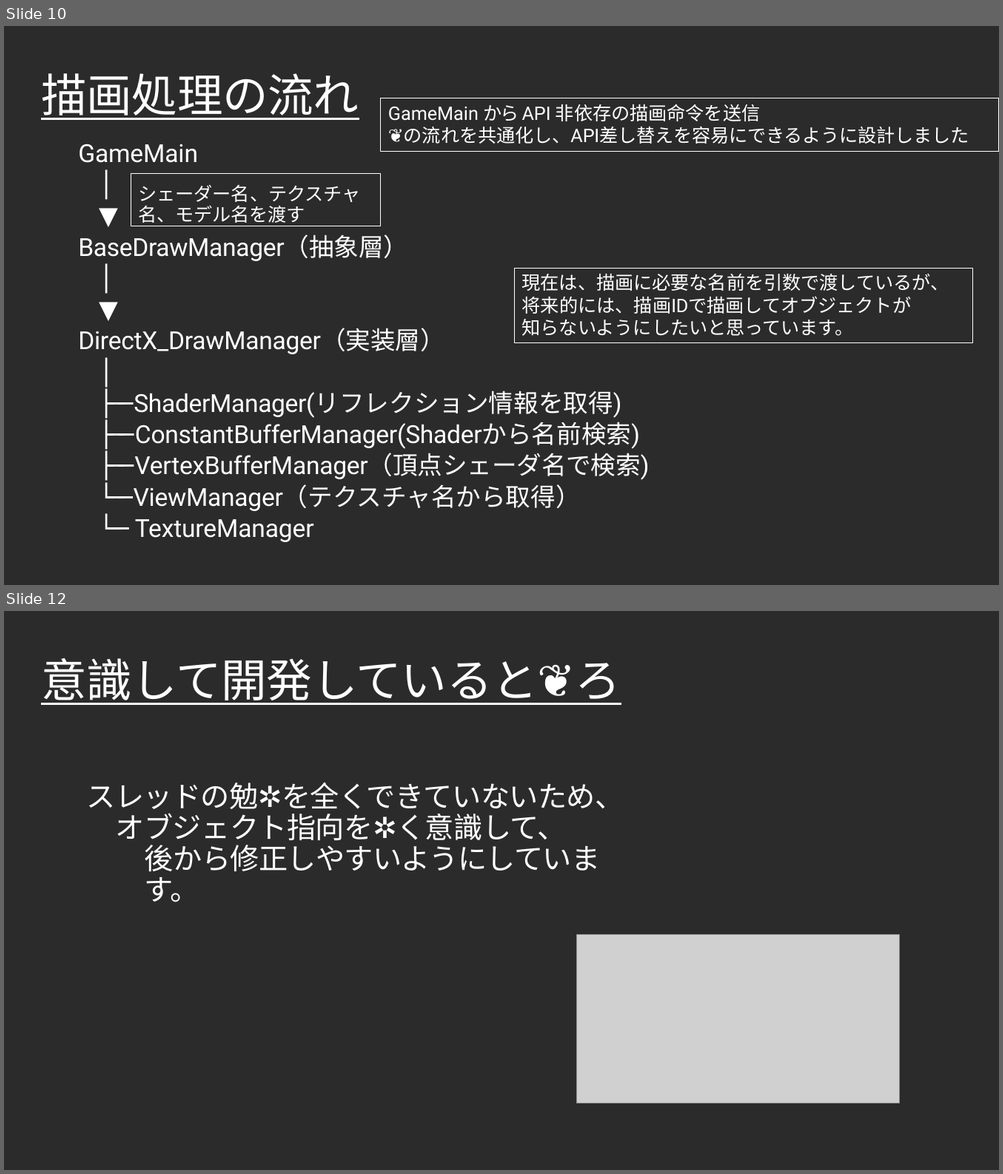
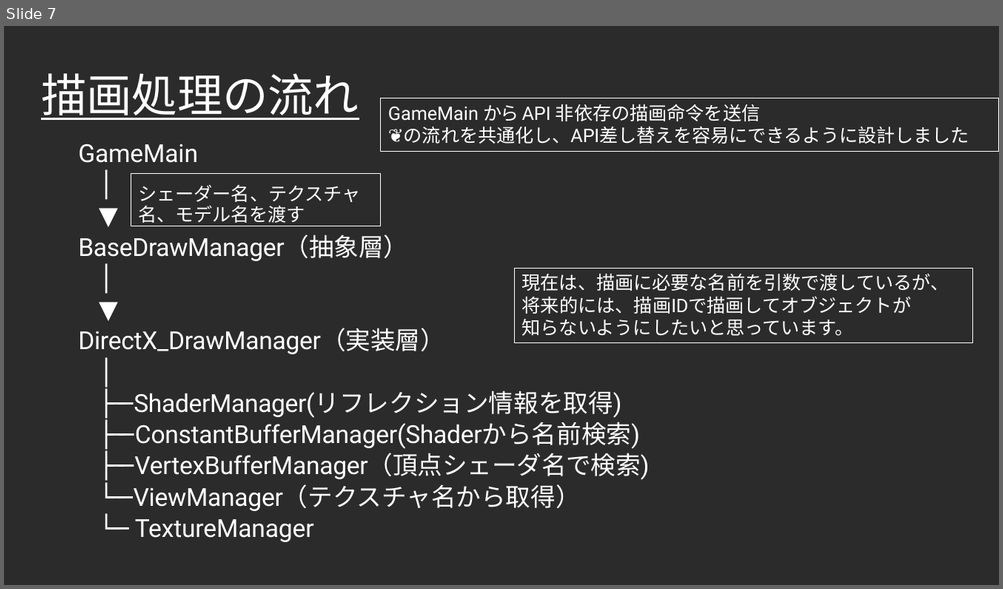
Before and after one commit to Takeshi0106/Action_Game, a slide deck: 作品詳細アピール.pptx. Shown one above the other, each under a label of ours: slides 10 and 12 before the commit, slide 7 after it; the slides between them are not shown. The pictures are 1003x1174 and 1003x589 pixels, drawn with LibreOffice and Linux fonts; fonts in the diff are those of the drawing; grey boxes stand for pictures; background and template pictures are left out; a plain dark background stands for a picture behind light text. Boxes give left, top, right and bottom in pixels: in the first picture for what was removed or moved away, otherwise in the second. Text is boxed around its words. In the diff, an @@ line names an element or a change of style, - is before the commit and + after.

```diff
--- a/作品詳細アピール.pptx
+++ b/作品詳細アピール.pptx
@@ slide 12 removed at [4, 611, 999, 1170], background picture (left out) @@
@@ title removed at [41, 658, 621, 705] @@
-意識して開発していると❦ろ
@@ text removed at [86, 783, 624, 872] @@
-スレッドの勉✲を全くできていないため、オブジェクト指向を✲く意識して、
-後から修正しやすいようにしています。
@@ picture removed at [576, 935, 899, 1103] @@
@@ what was slide 10 is now slide 7 @@
```
Also in this commit, not shown: 3 slides changed, 3 slides added, 4 other slides removed, 1 other file.
